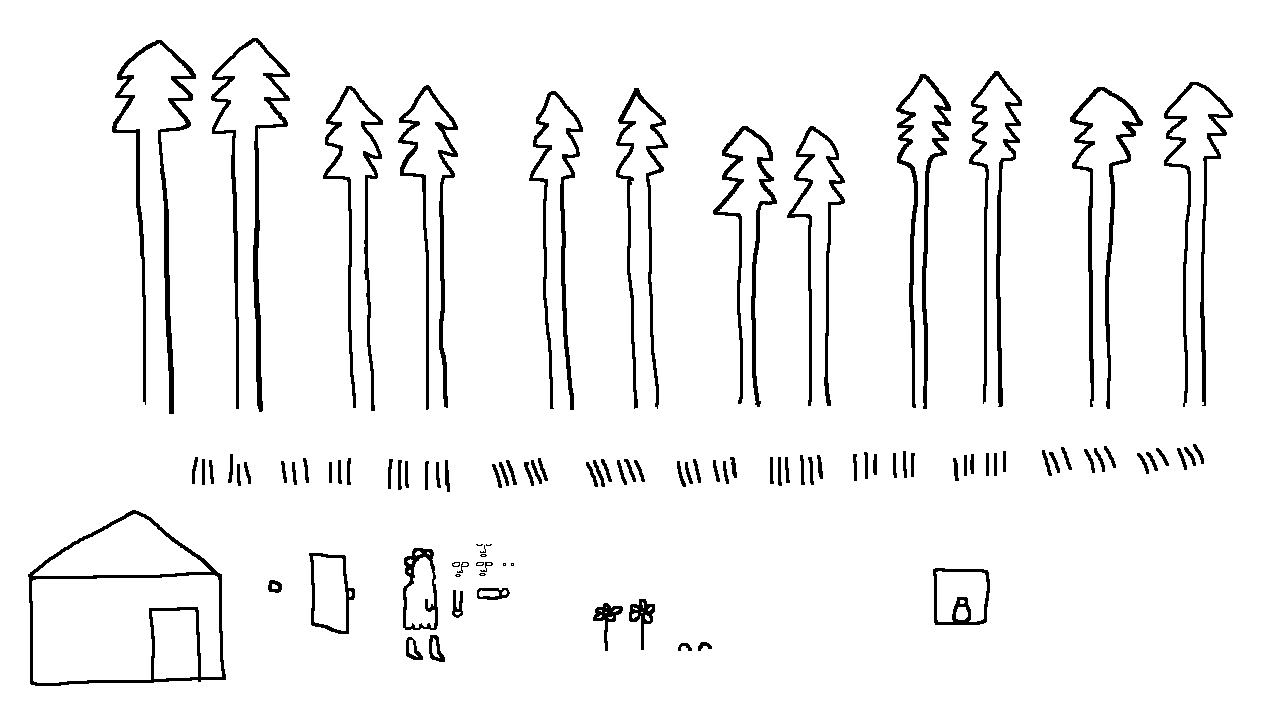
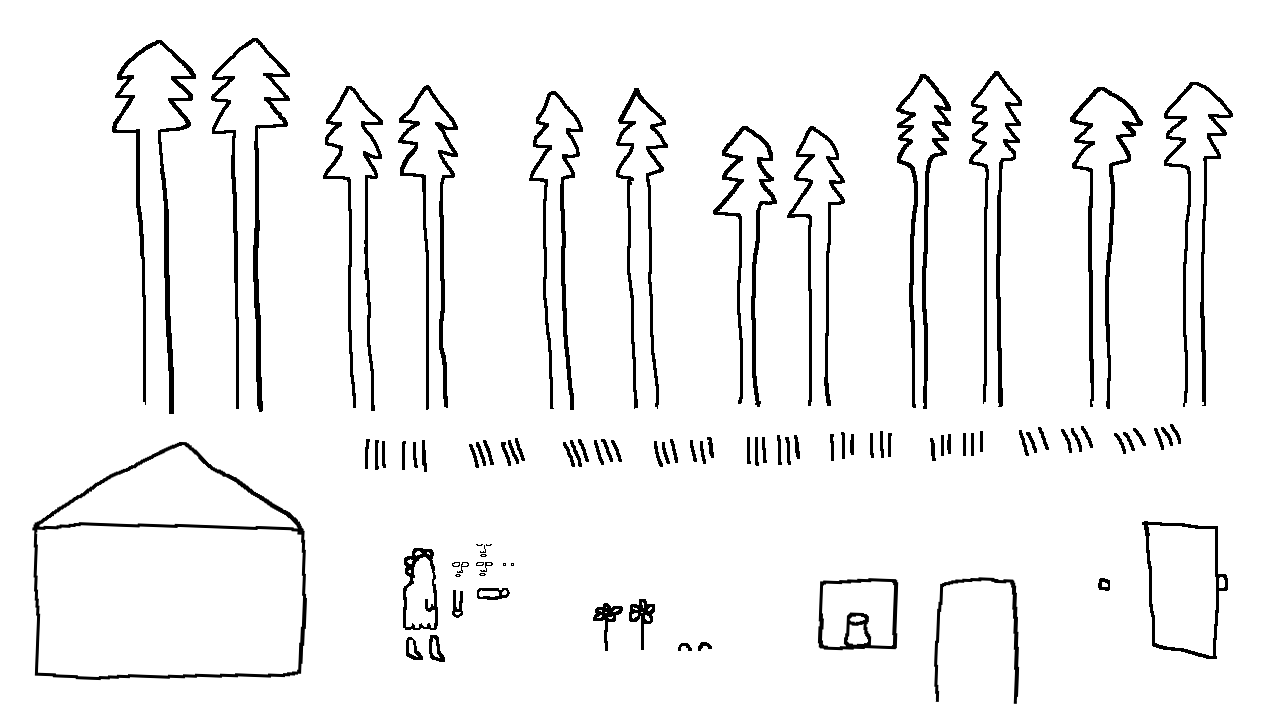
Before/after of a (1280, 720) layered artwork. What changed in the layer stack:
renamed "eyes" to "everything", painted on it over [left=28, top=424, right=1228, bottom=704]
